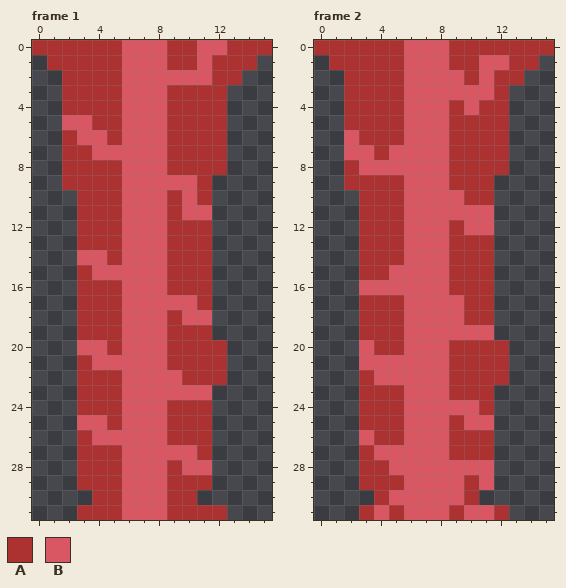
Two states of a pixel-art file, 2D Platformer/Sprites/Obsticles/lazer/Lazers.aseprite. This is how it looked before the edit.
16x32 pixels, 4 frames. Shown: frame 1, frame 2. The commit also changed other frames, which this record leaves out.
Palette (. is transparent): A #ac3232  B #d95763
Pixels before, frame 1, first column x 0:
 0 AAAAAABBBAABBAAA
 1 .AAAAABBBAABAAA.
 2 ..AAAABBBBBBAA..
 3 ..AAAABBBAAAA...
 4 ..AAAABBBAAAA...
 5 ..BBAABBBAAAA...
 6 ..ABBABBBAAAA...
 7 ..AABBBBBAAAA...
 8 ..AAAABBBAAAA...
 9 ..AAAABBBBBA....
10 ...AAABBBABA....
11 ...AAABBBABB....
12 ...AAABBBAAA....
13 ...AAABBBAAA....
14 ...BBABBBAAA....
15 ...ABBBBBAAA....
16 ...AAABBBAAA....
17 ...AAABBBBBA....
18 ...AAABBBABB....
19 ...AAABBBAAA....
20 ...BBABBBAAAA...
21 ...ABBBBBAAAA...
22 ...AAABBBBAAA...
23 ...AAABBBBBB....
24 ...AAABBBAAA....
25 ...BBABBBAAA....
26 ...ABBBBBAAA....
27 ...AAABBBBBA....
28 ...AAABBBABB....
29 ...AAABBBAAA....
30 ....AABBBAA.....
31 ...AAABBBAAAA...
Pixels before, frame 2, first column x 0:
 0 AAAAAABBBAAAAAAA
 1 .AAAAABBBAABBAA.
 2 ..AAAABBBBABAA..
 3 ..AAAABBBBBBA...
 4 ..AAAABBBABAA...
 5 ..AAAABBBAAAA...
 6 ..BAAABBBAAAA...
 7 ..BBABBBBAAAA...
 8 ..ABBBBBBAAAA...
 9 ..AAAABBBAAA....
10 ...AAABBBBAA....
11 ...AAABBBBBB....
12 ...AAABBBABB....
13 ...AAABBBAAA....
14 ...AAABBBAAA....
15 ...AABBBBAAA....
16 ...BBBBBBAAA....
17 ...AAABBBBAA....
18 ...AAABBBBAA....
19 ...AAABBBBBB....
20 ...BAABBBAAAA...
21 ...BBBBBBAAAA...
22 ...ABBBBBAAAA...
23 ...AAABBBAAA....
24 ...AAABBBBBA....
25 ...AAABBBABB....
26 ...BAABBBAAA....
27 ...ABBBBBAAA....
28 ...AABBBBBBB....
29 ...AAABBBBAB....
30 ....ABBBBBA.....
31 ...ABABBBABBA...
Now the later version:
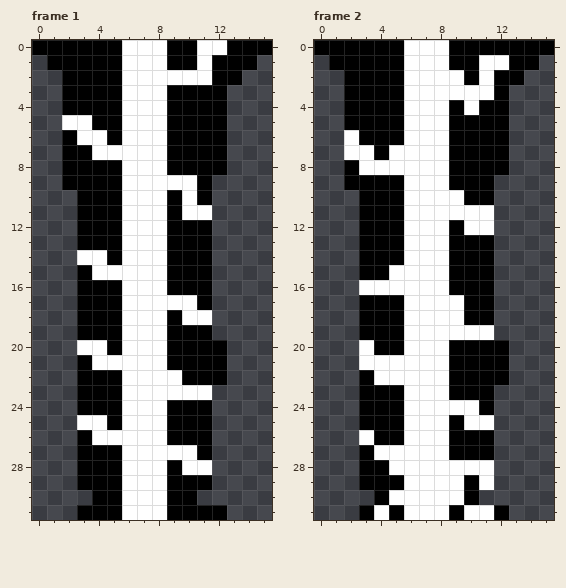
Edits made:
colour A: #ac3232 -> #000000
colour B: #d95763 -> #ffffff
Pixel boxes of the changes (left, top, right, bottom) in both pictures:
changed: (32, 40, 272, 520)
changed: (314, 40, 554, 520)
